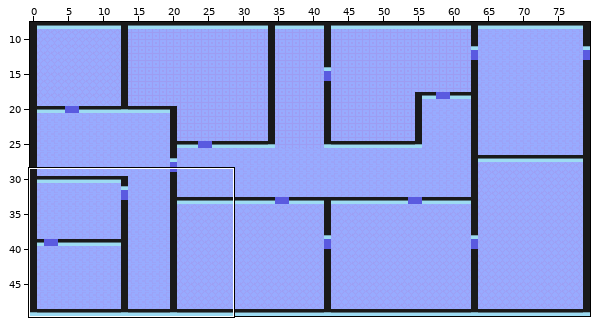
Level history. Tiled map: assets/tilemaps/level1.tmx. The first picture is a wide view before the edit; the outline marks the close-up.
Close-up. Before the edit:
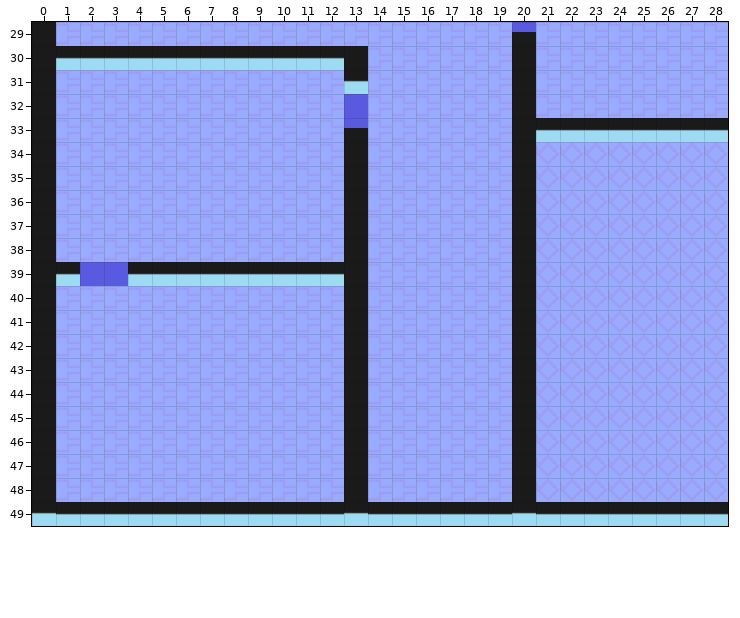
Cells are 32x32 px. Shown: x 0..28, y 29..49. The commit also changed other parts of the map, which this record leaves out.
After:
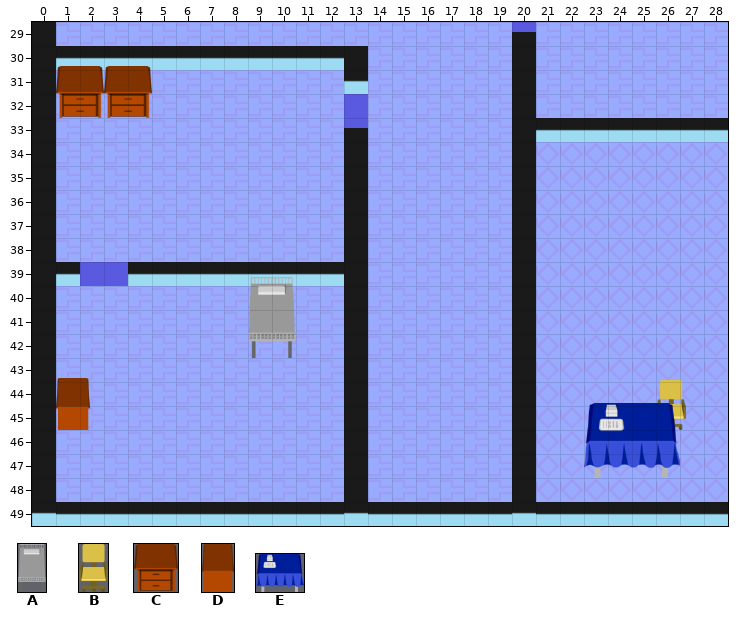
Key: from "sprites": A 18 "bed_front", B 20 "chair", C 21 "drw_frnt_cl", D 24 "drw_side_cl", E 30 "op_table".
_ is an empty cell, . an unchanged one.
Tiles of an added or newly shown layer are drawn over the layers below it.
Difference:
--- layer "objects" (added)
@@ x 1..3 @@
-32 _._
+32 C.C
@@ x 9..9 @@
-42 _
+42 A
@@ x 1..26 @@
-45 _........................_
+45 D........................B
@@ x 23..23 @@
-47 _
+47 E
Changed places in both close-ups, as pixel boxes (x1, y1, x2, y2):
added: (56, 66, 152, 118)
added: (248, 277, 296, 358)
added: (56, 378, 90, 430)
added: (584, 380, 686, 478)
